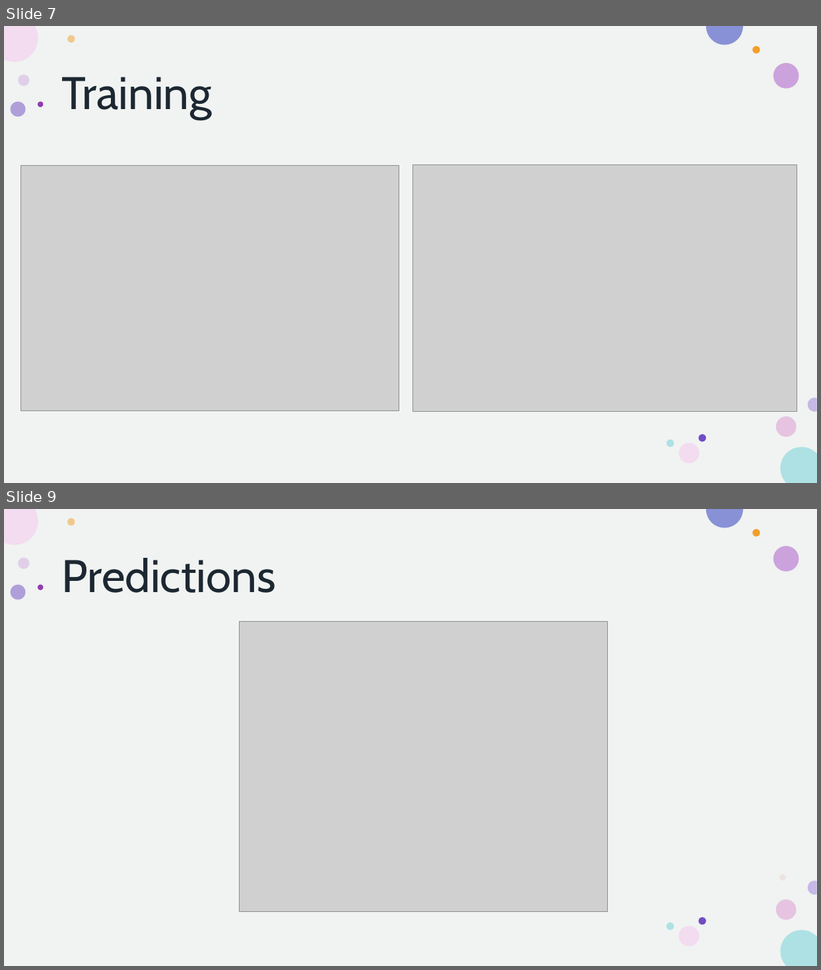
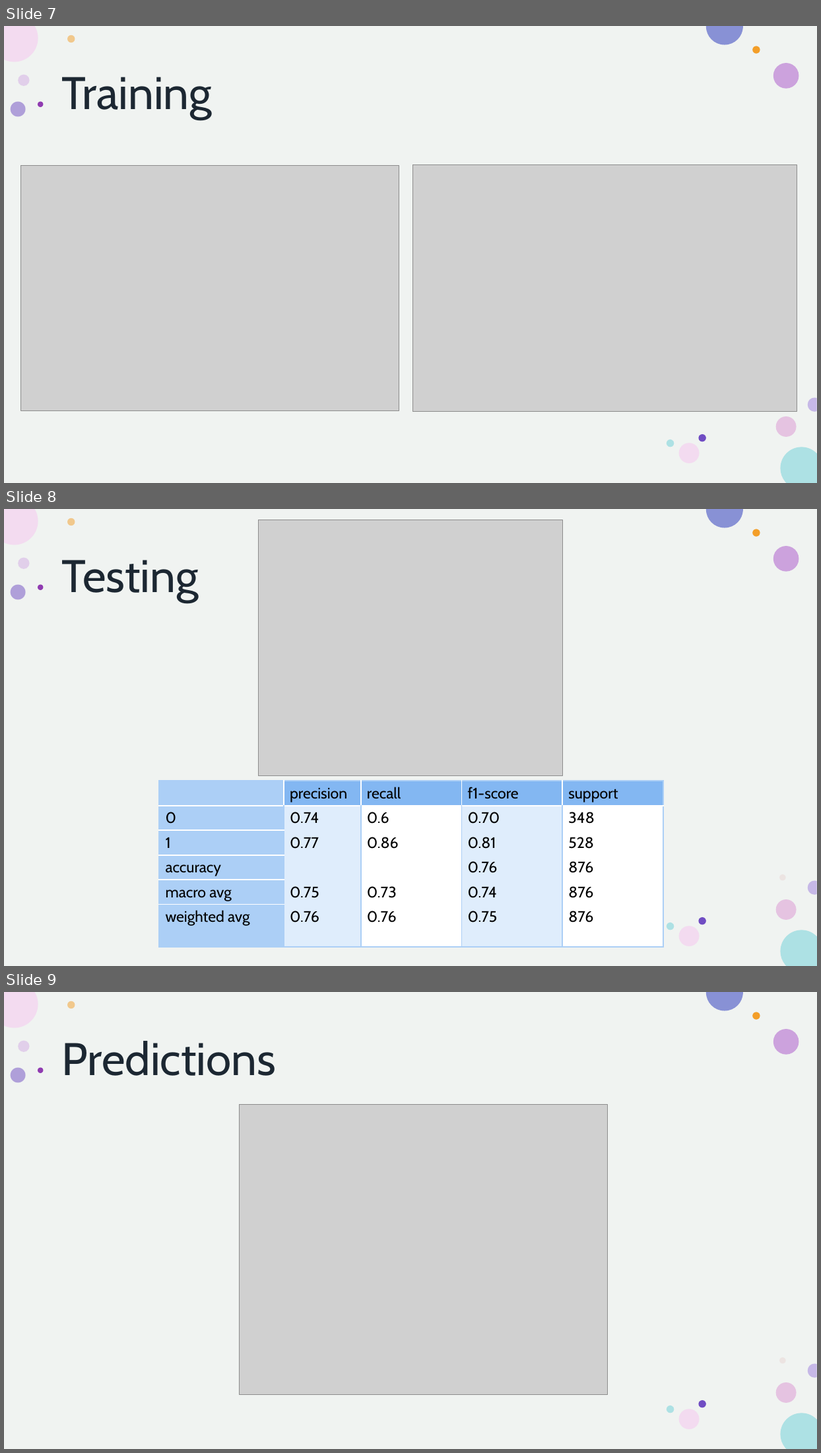
Before and after one commit to howie-zeng/Analyzing-Retail-Sentiment-and-Detecting-Trading-Signals, a slide deck: Presentation.pptx. Shown one above the other, each under a label of ours: slides 7 and 9 before the commit, slides 7, 8 and 9 after it; the slides between them are not shown. The pictures are 821x970 and 821x1453 pixels, drawn with LibreOffice and Linux fonts; fonts in the diff are those of the drawing; grey boxes stand for pictures. Boxes give left, top, right and bottom in pixels: in the first picture for what was removed or moved away, otherwise in the second. Text is boxed around its words. In the diff, an @@ line names an element or a change of style, - is before the commit and + after.

```diff
--- a/Presentation.pptx
+++ b/Presentation.pptx
@@ slide 8 added at bbox=[4, 509, 817, 966], background #FFFFFF; not listed: 16 template elements that a slide beside it also shows @@
@@ picture added at bbox=[258, 520, 563, 776] @@
@@ title added at bbox=[62, 560, 199, 602], 54 pt, text #1C2732 @@
+Testing
@@ table added at bbox=[160, 781, 663, 947], 6 rows, 5 columns @@
+ | precision | recall | f1-score | support
+0 | 0.74 | 0.6 | 0.70 | 348
+1 | 0.77 | 0.86 | 0.81 | 528
+accuracy |  |  | 0.76 | 876
+macro avg | 0.75 | 0.73 | 0.74 | 876
+weighted avg | 0.76 | 0.76 | 0.75 | 876
```
Also in this commit, not shown: 5 slides changed, 1 slide removed.
